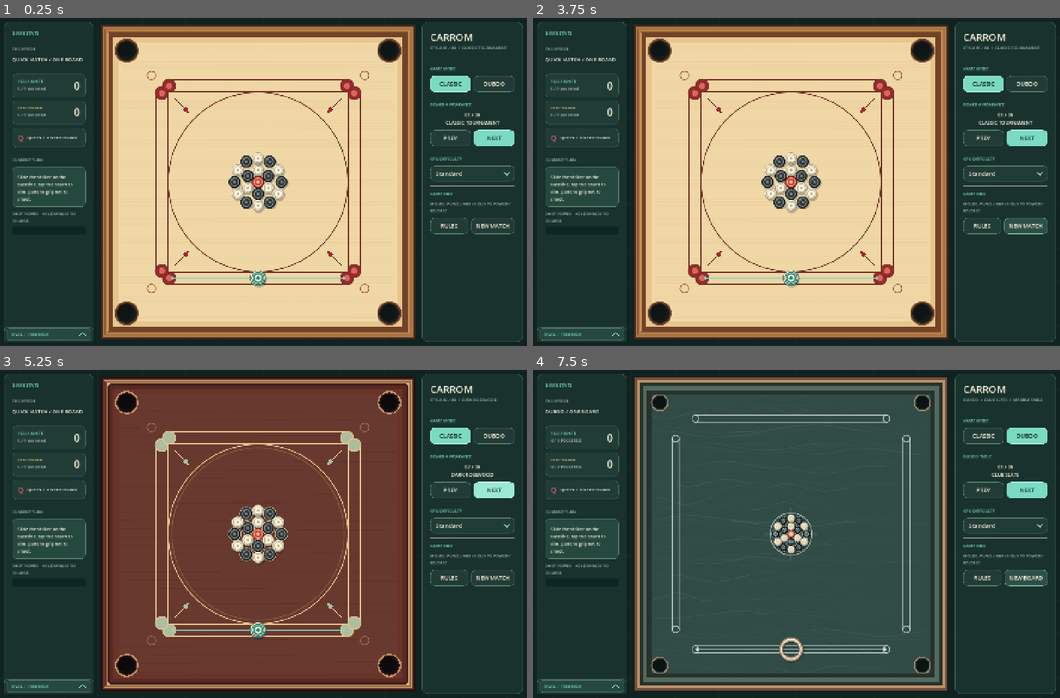
Above: before the commit, frames 1-4 (two rows, left to right).
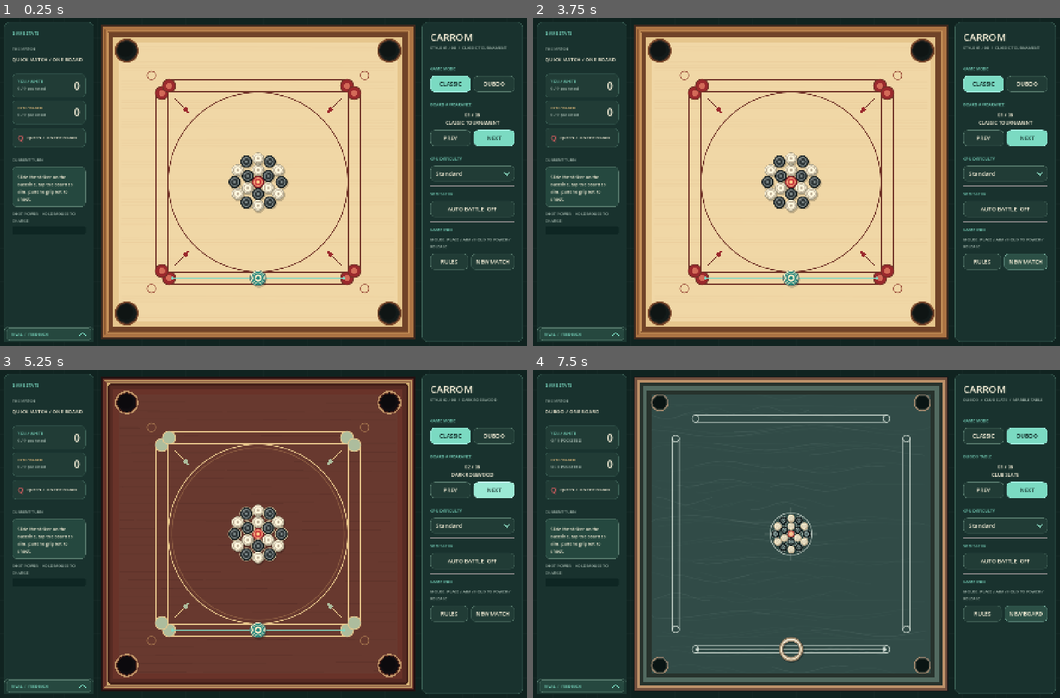
Above: after the commit, the same moments.

Repository: Tekknobot/carromclassic
Game: Godot game, scene res://scenes/main.tscn
Same seed, same stepped clock (60 frames per second), same inputs: the game is played once before the commit and once after it.
Inputs (mouse positions are in pixels of both pictures, inside the frame that each line leads up to):
- Up to frame 1 (0.25 s): no input
- Up to frame 2 (3.75 s): click (1007, 208) at 0.5 s, where only the run after the commit has a clickable "AUTO BATTLE OFF"; click (1007, 208) at 1.25 s, where only the run after the commit has a clickable "AUTO BATTLE ON"; click "CLASSIC" at 2 s; click "CLASSIC" at 2.75 s; click "NEW MATCH" at 3.5 s
- Up to frame 3 (5.25 s): click "NEW MATCH" at 4.25 s; click "NEXT" at 5 s
- Up to frame 4 (7.5 s): click "NEXT" at 5.75 s; click "DUBOO" at 6.5 s; click "NEW BOARD" at 7.25 s

The runs differ from the first frame. In frame 1, 0.8% of the frame differs, in the area x 81-98%, y 53-77%; in frame 2, 1.3%; in frame 3, 0.8%; in frame 4, 1.3%.

Commit message:
Auto battler

Diff:
--- a/project.godot
+++ b/project.godot
@@ -14,6 +14,7 @@
 config/description="Top-down 2D carrom with a mouse-first striker, classic rules and a shot-planning CPU."
 run/main_scene="res://scenes/main.tscn"
 config/features=PackedStringArray("4.6", "GL Compatibility")
+run/max_fps=30
 boot_splash/bg_color=Color(0, 0, 0, 1)
 boot_splash/stretch_mode=0
 boot_splash/image="uid://dbd70kk1agqkh"
--- a/scripts/game.gd
+++ b/scripts/game.gd
@@ -105,6 +105,9 @@
 var rules_title_label: Label
 var board: CarromBoard
 var discs: Array = []
+var auto_battle := false
+var auto_battle_button: Button
+var auto_advance_time := -1.0
 var player_turn := 0
 var phase := "placement"
 var board_number := 1
@@ -672,6 +675,10 @@
 		_mobile_refresh_menu()
 	)
 	info.add_child(cpu_selector)
+	_sidebar_rule(info)
+	_label(info, "SPECTATOR", 11, MINT)
+	auto_battle_button = _make_button(info, "AUTO BATTLE  OFF")
+	auto_battle_button.pressed.connect(_toggle_auto_battle)
 	_sidebar_rule(info)
 	_label(info, "GAME INFO", 11, MINT)
 	tip_label = _label(info, "MOUSE: PLACE / AIM / HOLD TO POWER / RELEASE", 11, MUTED, true)
@@ -2161,6 +2168,60 @@
 	if sound_click != null:
 		sound_click.play()
 
+func _toggle_auto_battle() -> void:
+	auto_battle = not auto_battle
+	auto_advance_time = -1.0
+	auto_battle_button.text = "AUTO BATTLE  ON" if auto_battle else "AUTO BATTLE  OFF"
+	_new_match()
+	if sound_click != null:
+		sound_click.play()
+
+func _auto_begin_turn() -> void:
+	phase = "cpu_think"
+	board.side = player_turn
+	board.display_striker = true
+	board.show_aim = false
+	board.show_cpu_target = false
+	_place_striker(player_turn, 340.0)
+	cpu_time = 1.5
+	_set_status("AUTO BATTLE  /  WHITE" if player_turn == 0 else "AUTO BATTLE  /  BLACK", "Computer is preparing the next shot.")
+	_refresh_ui()
+	board.queue_redraw()
+
+# Rotate the board and swap colors only inside the existing black-side CPU
+# planner. Its search remains identical for both sides and live discs are never
+# changed; white-side results are rotated back before execution.
+func _auto_mirror_state() -> Array:
+	var mirrored: Array = discs.duplicate(true)
+	for disc in mirrored:
+		disc["pos"] = Vector2(680.0, 680.0) - (disc["pos"] as Vector2)
+		disc["vel"] = -(disc["vel"] as Vector2)
+		if disc["kind"] == "white":
+			disc["kind"] = "black"
+		elif disc["kind"] == "black":
+			disc["kind"] = "white"
+	return mirrored
+
+func _auto_cpu_search_start() -> void:
+	if not auto_battle or player_turn == 1:
+		_cpu_start_search()
+		return
+	var original := discs
+	discs = _auto_mirror_state()
+	_cpu_start_search()
+	discs = original
+
+func _auto_cpu_search_frame() -> void:
+	if not auto_battle or player_turn == 1:
+		_cpu_search_frame()
+		return
+	var original := discs
+	discs = _auto_mirror_state()
+	_cpu_search_frame()
+	discs = original
+	if phase == "cpu_aim":
+		_place_striker(0, float(cpu_queued_shot["x"]))
+
 func _new_match() -> void:
 	rival_quote_peek = false
 	rival_quote_time = 0.0
@@ -2222,6 +2283,8 @@
 		_set_status("YOUR BREAK" if board_number == 1 else "YOUR TURN", "Slide the striker on the baseline, tap the board to aim, pull the grip left to shoot.")
 	else:
 		_set_status("CPU BREAK", "%s is studying the opening." % str(RIVALS[rival_index]["alias"]))
+	if auto_battle:
+		_auto_begin_turn()
 	_refresh_ui()
 	board.queue_redraw()
 
@@ -2524,7 +2587,7 @@
 		if event is InputEventKey and event.pressed and event.keycode == KEY_ESCAPE:
 			_close_rules()
 		return
-	if player_turn != 0 or phase not in ["placement", "aim", "charging"]:
+	if auto_battle or player_turn != 0 or phase not in ["placement", "aim", "charging"]:
 		return
 	if event is InputEventMouseButton and event.button_index == MOUSE_BUTTON_LEFT:
 		var mouse := _screen_to_board()
@@ -2573,6 +2636,14 @@
 			return
 	if rules_overlay != null and rules_overlay.visible:
 		return
+	if auto_battle and phase == "board_over":
+		if auto_advance_time < 0.0:
+			auto_advance_time = 1.5
+		auto_advance_time -= delta
+		if auto_advance_time <= 0.0:
+			auto_advance_time = -1.0
+			_next_board()
+		return
 	if phase == "aim" or phase == "charging":
 		if portrait_touch and phase == "charging":
 			# Only the captured pull gesture can adjust mobile aim and power.
@@ -2600,12 +2671,12 @@
 	elif phase == "cpu_think":
 		cpu_time -= delta
 		if cpu_time <= 0.0:
-			_cpu_start_search()
+			_auto_cpu_search_start()
 			phase = "cpu_search"
 			_set_status("CPU STUDYING BOARD", "The computer is considering its options.")
 	elif phase == "cpu_search":
 		if cpu_plan_active:
-			_cpu_search_frame()
+			_auto_cpu_search_frame()
 	elif phase == "cpu_aim":
 		cpu_time -= delta
 		if cpu_time <= 0.0:
@@ -2775,7 +2846,9 @@
 			result = "Opponent piece pocketed. Turn passes."
 		else:
 			result = "No piece of your color pocketed. Turn passes."
-	if player_turn == 0:
+	if auto_battle:
+		_auto_begin_turn()
+	elif player_turn == 0:
 		phase = "aim" if portrait_touch else "placement"
 		mobile_board_finger = -1
 		board.display_striker = true
@@ -2801,7 +2874,8 @@
 	winner = board_winner
 	if duboo_mode:
 		phase = "match_over"
-		_record_rival_match(board_winner)
+		if not auto_battle:
+			_record_rival_match(board_winner)
 		board.display_striker = false
 		board.show_aim = false
 		_set_status("YOU WIN DUBOO!" if board_winner == 0 else "CPU WINS DUBOO", reason + "  Select NEW BOARD to play again.")
@@ -2824,7 +2898,8 @@
 	if match_over:
 		phase = "match_over"
 		var match_winner := 0 if totals[0] > totals[1] else 1
-		_record_rival_match(2 if totals[0] == totals[1] else match_winner)
+		if not auto_battle:
+			_record_rival_match(2 if totals[0] == totals[1] else match_winner)
 		if totals[0] == totals[1]:
 			_set_status("MATCH TIED", "Eight boards completed with equal points. Select NEW MATCH to play again.")
 		else:
@@ -3175,7 +3250,12 @@
 	selected["dir"] = (selected["dir"] as Vector2).rotated(randf_range(-drift, drift))
 	selected["speed"] = clampf(float(selected["speed"]) * randf_range(1.0 - drift * 1.3, 1.0 + drift * 1.3), _shot_speed_min(), _shot_speed_max())
 	cpu_queued_shot = selected
-	_place_striker(1, float(cpu_queued_shot["x"]))
+	if auto_battle and player_turn == 0:
+		cpu_queued_shot["x"] = 680.0 - float(cpu_queued_shot["x"])
+		cpu_queued_shot["dir"] = -(cpu_queued_shot["dir"] as Vector2)
+		cpu_queued_shot["target"] = Vector2(680.0, 680.0) - (cpu_queued_shot["target"] as Vector2)
+	_place_striker(player_turn if auto_battle else 1, float(cpu_queued_shot["x"]))
+	board.side = player_turn if auto_battle else 1
 	board.aim_direction = cpu_queued_shot["dir"]
 	board.aim_power = inverse_lerp(_shot_speed_min(), _shot_speed_max(), cpu_queued_shot["speed"])
 	board.show_aim = true
Not shown, changed: export_presets.cfg
Not shown, changed: .DS_Store
